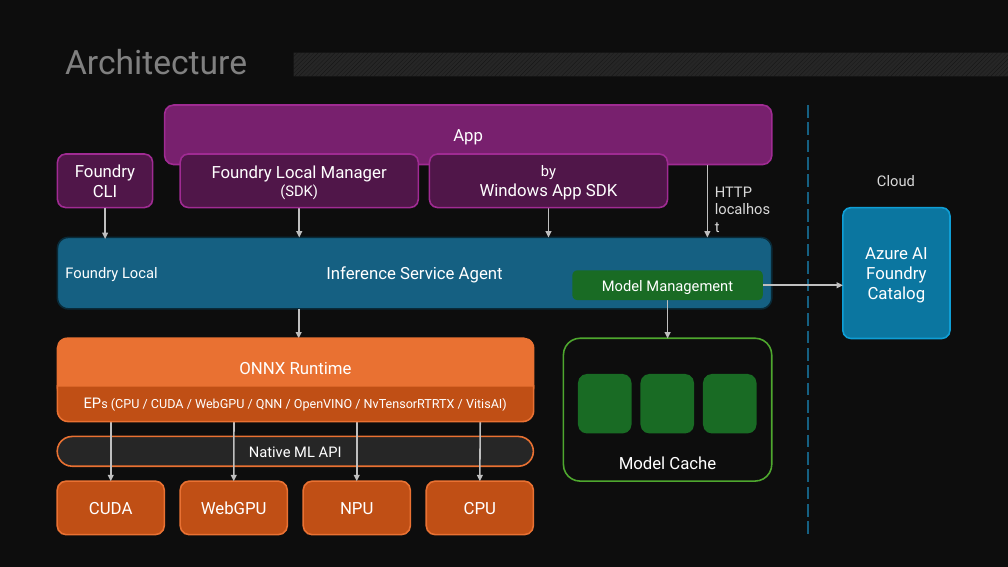
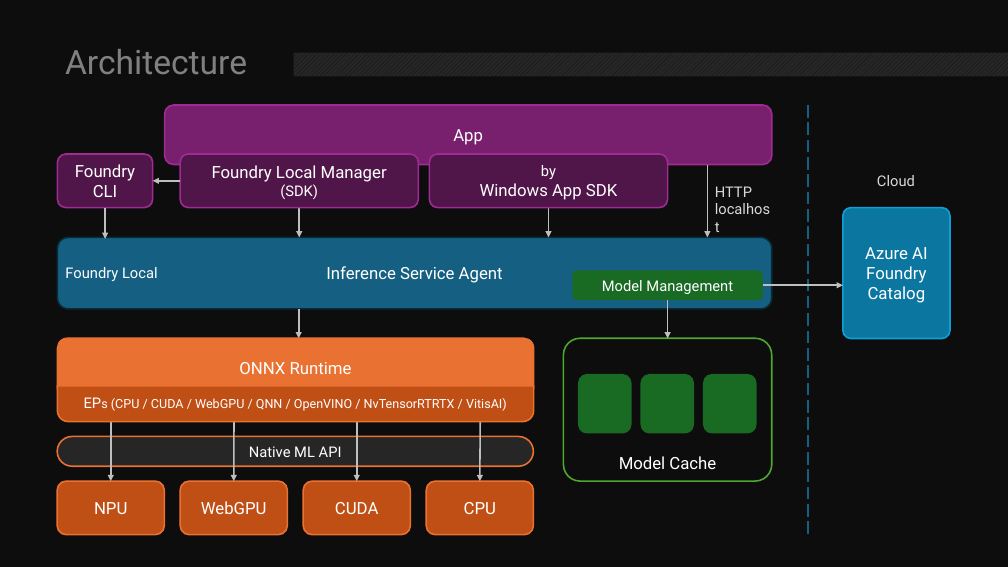
Before and after one commit to littuoMuXin/sth, a slide deck: slide 4 of articles/2025/foundry-local-preview/FoundryLocal251018.pptx. Drawn at 1008x567 pixels with LibreOffice and Linux fonts; fonts in the diff are those of the drawing; background and template pictures are left out. Boxes give left, top, right and bottom in pixels: in the first picture for what was removed or moved away, otherwise in the second. Text is boxed around its words. In the diff, an @@ line names an element or a change of style, - is before the commit and + after.

```diff
--- a/articles/2025/foundry-local-preview/FoundryLocal251018.pptx
+++ b/articles/2025/foundry-local-preview/FoundryLocal251018.pptx
@@ arrow added from (180, 181) to (153, 181), #BFBFBF 1.5 pt @@
@@ text in rounded rectangle at bbox=[94, 502, 127, 514]: text changed @@
-CUDA
+NPU
@@ text in rounded rectangle at bbox=[335, 502, 379, 514]: text changed @@
-NPU
+CUDA
```
Also in this commit, not shown: 2 other slides changed, 5 other files.
